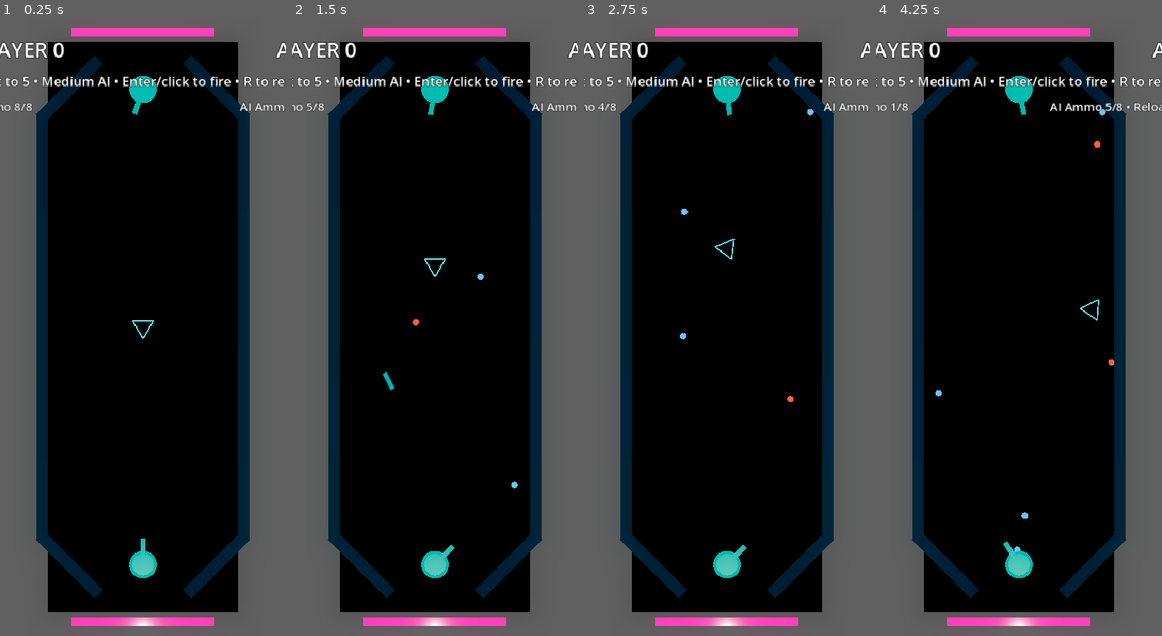
Above: before the commit, frames 1-4 (left to right).
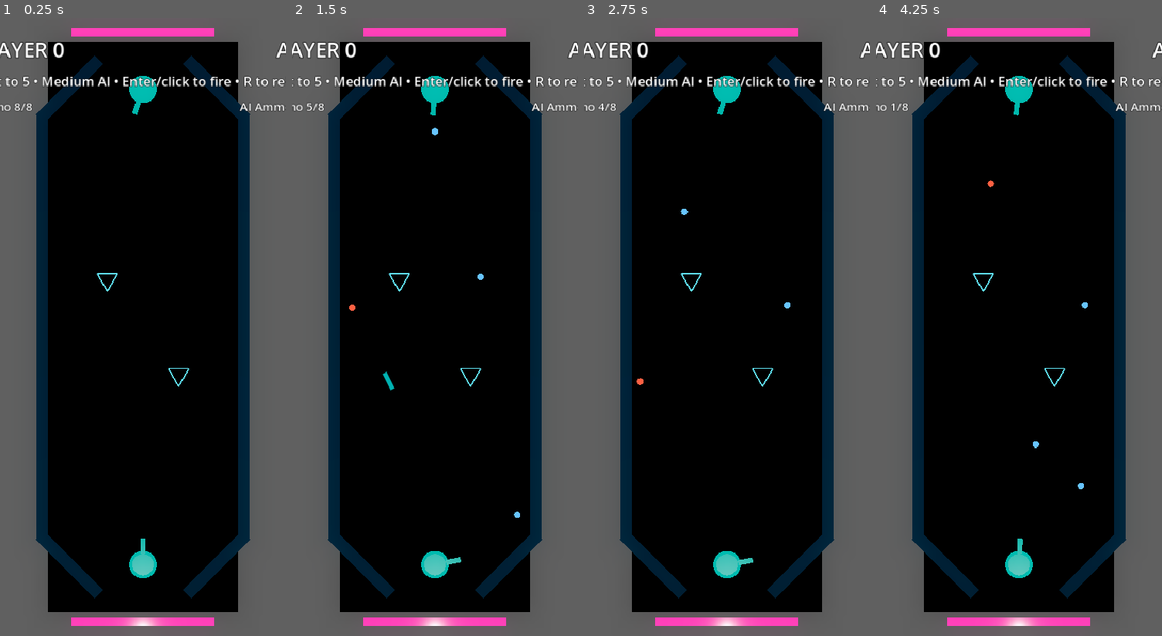
Above: after the commit, the same moments.

Repository: mchambers-mojang/sweet-vinegar-games
Game: Godot game, scene res://carom/scenes/carom_arena.tscn
Same seed, same stepped clock (60 frames per second), same inputs: the game is played once before the commit and once after it. This scene is started directly instead of the project's main scene.
Inputs (mouse positions are in pixels of both pictures, inside the frame that each line leads up to):
- Up to frame 1 (0.25 s): no input
- Up to frame 2 (1.5 s): tap Enter (ui_accept) at 0.5, 0.77, 1.25 s; move the mouse to (497, 296) at 0.52 s; hold Right (ui_right) 0.53-1.25 s; hold Shift 0.53-1.25 s; click (497, 296) at 0.67 s; drag from (377, 357) to (420, 450) at 1.27 s
- Up to frame 3 (2.75 s): tap Enter (ui_accept) at 2 s; move the mouse to (755, 191) at 2.02 s; hold Right (ui_right) from 2.03 s (still down); tap Ctrl at 2.1 s
- Up to frame 4 (4.25 s): release Right (ui_right) at 2.75 s; tap Enter (ui_accept) at 2.75, 3.5, 3.77 s; drag from (1004, 450) to (933, 234) at 2.77 s; move the mouse to (1104, 419) at 3.52 s; hold Left (ui_left) from 3.53 s (still down); tap C at 3.6 s

The runs differ from the first frame. In frame 1, 0.1% of the frame differs, in the area x 33-67%, y 41-60%; in frame 2, 0.3%; in frame 3, 0.4%; in frame 4, 0.7%, in the area x 20-100%, y 13-88%.

Commit message:
Fix gameplay: keep projectiles alive, fix goal detection, widen aim, two pucks
- Projectiles no longer destroy on puck contact — they bounce naturally
- Goal Area3Ds now monitor correct collision layers (puck + projectiles)
- Aim arc widened from 90° to 160° for better side coverage
- Puck mass increased from 1.4 to 3.0 for less twitchy momentum
- Two pucks spawn at off-center positions for more interesting starts
- Pucks collide with each other (layer 4 in own mask)
- Fixed flaky AI tests by setting decision_quality = 1.0

Co-authored-by: Copilot <223556219+Copilot@users.noreply.github.com>

Diff:
--- a/carom/scenes/carom_arena.tscn
+++ b/carom/scenes/carom_arena.tscn
@@ -177,6 +177,8 @@
 ; --- Goal zones (wide openings at each short end, behind the play area) ---
 [node name="SouthGoal" type="Area3D" parent="."]
 position = Vector3(0, 0.6, -0.4)
+collision_layer = 0
+collision_mask = 12
 monitoring = true
 
 [node name="CollisionShape3D" type="CollisionShape3D" parent="SouthGoal"]
@@ -188,6 +190,8 @@
 
 [node name="NorthGoal" type="Area3D" parent="."]
 position = Vector3(0, 0.6, 24.4)
+collision_layer = 0
+collision_mask = 12
 monitoring = true
 
 [node name="CollisionShape3D" type="CollisionShape3D" parent="NorthGoal"]
@@ -207,7 +211,10 @@
 position = Vector3(0, 0, 22)
 
 [node name="PuckSpawn" type="Marker3D" parent="SpawnMarkers"]
-position = Vector3(0, 0, 12)
+position = Vector3(-1.5, 0, 10)
+
+[node name="PuckSpawn2" type="Marker3D" parent="SpawnMarkers"]
+position = Vector3(1.5, 0, 14)
 
 ; --- Camera (top-down, centered on the long channel) ---
 [node name="Camera3D" type="Camera3D" parent="."]
--- a/carom/scenes/carom_puck.tscn
+++ b/carom/scenes/carom_puck.tscn
@@ -28,8 +28,8 @@
 [node name="CaromPuck" type="RigidBody3D"]
 script = ExtResource("1")
 collision_layer = 4
-collision_mask = 11
-mass = 1.4
+collision_mask = 15
+mass = 3.0
 physics_material_override = SubResource("5")
 linear_damp = 0.35
 angular_damp = 0.4
--- a/carom/scripts/carom_arena.gd
+++ b/carom/scripts/carom_arena.gd
@@ -15,6 +15,7 @@
 @onready var south_turret_spawn: Marker3D = $SpawnMarkers/SouthTurretSpawn
 @onready var north_turret_spawn: Marker3D = $SpawnMarkers/NorthTurretSpawn
 @onready var puck_spawn: Marker3D = $SpawnMarkers/PuckSpawn
+@onready var puck_spawn_2: Marker3D = $SpawnMarkers/PuckSpawn2
 
 
 func _ready() -> void:
@@ -26,8 +27,13 @@
 	_goal_locked = false
 
 
+func get_puck_spawn_positions() -> Array[Vector3]:
+	return [puck_spawn.global_position, puck_spawn_2.global_position]
+
+
 func get_puck_spawn_position() -> Vector3:
-	return puck_spawn.global_position
+	# Legacy — returns midpoint for AI reference
+	return (puck_spawn.global_position + puck_spawn_2.global_position) * 0.5
 
 
 func get_turret_spawn_position(side: StringName) -> Vector3:
--- a/carom/scripts/carom_game.gd
+++ b/carom/scripts/carom_game.gd
@@ -30,7 +30,7 @@
 var ai_score: int = 0
 var player_turret: CaromTurret = null
 var ai_turret: CaromTurret = null
-var puck: CaromPuck = null
+var pucks: Array[CaromPuck] = []
 
 @onready var arena: CaromArena = get_parent() as CaromArena
 @onready var actors: Node3D = arena.get_node("Actors") as Node3D
@@ -65,34 +65,41 @@
 		player_turret.queue_free()
 	if ai_turret:
 		ai_turret.queue_free()
-	if puck:
-		puck.queue_free()
+	for p in pucks:
+		if is_instance_valid(p):
+			p.queue_free()
+	pucks.clear()
 
 	player_turret = player_turret_scene.instantiate() as CaromTurret
 	ai_turret = ai_turret_scene.instantiate() as CaromTurret
-	puck = puck_scene.instantiate() as CaromPuck
 
 	actors.add_child(player_turret)
 	actors.add_child(ai_turret)
-	actors.add_child(puck)
+
+	# Spawn pucks at off-center positions
+	var spawn_positions := arena.get_puck_spawn_positions()
+	for i in spawn_positions.size():
+		var p := puck_scene.instantiate() as CaromPuck
+		actors.add_child(p)
+		p.name = "Puck%d" % (i + 1)
+		p.global_position = spawn_positions[i]
+		p.configure(arena.get_goal_targets(), spawn_positions[i])
+		pucks.append(p)
 
 	player_turret.name = "PlayerTurret"
 	ai_turret.name = "AITurret"
-	puck.name = "Puck"
 
 	player_turret.global_position = arena.get_turret_spawn_position(&"north")
 	ai_turret.global_position = arena.get_turret_spawn_position(&"south")
-	puck.global_position = arena.get_puck_spawn_position()
 
 	player_turret.configure(&"north", CaromTurret.ControlMode.HUMAN, 0.0, Color(0.2, 0.6, 1.0))
 	ai_turret.configure(&"south", CaromTurret.ControlMode.AI, 180.0, Color(1.0, 0.25, 0.2))
-	puck.configure(arena.get_goal_targets(), arena.get_puck_spawn_position())
-
-	# Set up AI controller with difficulty, puck awareness, and arena geometry
+
+	# Set up AI controller — track the first puck (AI will naturally react to nearest threat)
 	var midfield_z := arena.get_puck_spawn_position().z
 	var ai_goal_z := arena.get_turret_spawn_position(&"south").z
 	var ai_difficulty := CaromAIDifficulty.get_preset(ai_difficulty_level)
-	ai_turret.setup_ai(ai_difficulty, puck, player_turret, midfield_z, ai_goal_z)
+	ai_turret.setup_ai(ai_difficulty, pucks[0], player_turret, midfield_z, ai_goal_z)
 
 	player_turret.ammo_changed.connect(_on_player_ammo_changed)
 	player_turret.reload_state_changed.connect(_on_player_reload_state_changed)
@@ -110,7 +117,11 @@
 func _begin_round() -> void:
 	match_state = MatchState.PLAYING
 	arena.reset_goal_lock()
-	puck.reset_to_center(arena.get_puck_spawn_position())
+	var spawn_positions := arena.get_puck_spawn_positions()
+	for i in pucks.size():
+		if is_instance_valid(pucks[i]):
+			var reset_pos := spawn_positions[i] if i < spawn_positions.size() else arena.get_puck_spawn_position()
+			pucks[i].reset_to_center(reset_pos)
 	player_turret.reset_for_round()
 	ai_turret.reset_for_round()
 	player_turret.set_active(true)
@@ -127,7 +138,13 @@
 	match_state = MatchState.GOAL_SCORED
 	player_turret.set_active(false)
 	ai_turret.set_active(false)
-	goal_puck.reset_to_center(arena.get_puck_spawn_position())
+
+	# Reset all pucks for the next round, not just the one that scored
+	var spawn_positions := arena.get_puck_spawn_positions()
+	for i in pucks.size():
+		if is_instance_valid(pucks[i]):
+			var reset_pos := spawn_positions[i] if i < spawn_positions.size() else arena.get_puck_spawn_position()
+			pucks[i].reset_to_center(reset_pos)
 
 	if scoring_side == &"north":
 		player_score += 1
--- a/carom/scripts/carom_projectile.gd
+++ b/carom/scripts/carom_projectile.gd
@@ -15,9 +15,6 @@
 	axis_lock_linear_y = true
 	axis_lock_angular_x = true
 	axis_lock_angular_z = true
-	contact_monitor = true
-	max_contacts_reported = 4
-	body_entered.connect(_on_body_entered)
 
 
 func setup(new_direction: Vector3, new_speed: float, new_owner_side: StringName, color: Color = Color(0.16, 0.95, 1.0)) -> void:
@@ -49,12 +46,6 @@
 	linear_velocity.y = 0.0
 
 
-func _on_body_entered(body: Node) -> void:
-	if body is CaromPuck:
-		# Destroy projectile after hitting the puck — physics impulse already transferred
-		queue_free()
-
-
 ## Called by goal Area3D when this projectile enters — removes from play.
 func enter_goal() -> void:
 	queue_free()
--- a/carom/scripts/carom_turret.gd
+++ b/carom/scripts/carom_turret.gd
@@ -18,7 +18,7 @@
 @export var projectile_speed: float = 18.0
 @export var fire_cooldown: float = 0.18
 @export var aim_speed_degrees: float = 110.0
-@export var aim_arc_degrees: float = 90.0
+@export var aim_arc_degrees: float = 160.0
 @export var base_yaw_degrees: float = 180.0
 @export var control_mode: ControlMode = ControlMode.HUMAN
 @export var touch_drag_sensitivity: float = 0.12
--- a/project.godot
+++ b/project.godot
@@ -50,8 +50,12 @@
 window/stretch/mode="canvas_items"
 window/stretch/aspect="expand"
 window/handheld/orientation=1
+window/ios/hide_home_indicator=false
 window/ios/hide_status_bar=false
-window/ios/hide_home_indicator=false
+
+[editor_plugins]
+
+enabled=PackedStringArray("res://addons/gut/plugin.cfg")
 
 [input]
 
@@ -64,7 +68,3 @@
 
 renderer/rendering_method="mobile"
 textures/vram_compression/import_etc2_astc=true
-
-[editor_plugins]
-
-enabled=PackedStringArray("res://addons/gut/plugin.cfg")
--- a/test/test_carom_ai.gd
+++ b/test/test_carom_ai.gd
@@ -122,6 +122,7 @@
 	var turret = _create_turret()
 	add_child_autofree(turret)
 	var difficulty = AIDifficultyScript.brutal()
+	difficulty.decision_quality = 1.0  # Deterministic for testing
 	var ai = _create_ai(turret, difficulty)
 
 	var puck = RigidBody3D.new()
@@ -142,6 +143,7 @@
 	var turret = _create_turret()
 	add_child_autofree(turret)
 	var difficulty = AIDifficultyScript.brutal()
+	difficulty.decision_quality = 1.0
 	difficulty.reload_threshold = 3
 	var ai = _create_ai(turret, difficulty)
 
@@ -164,6 +166,7 @@
 	var turret = _create_turret()
 	add_child_autofree(turret)
 	var difficulty = AIDifficultyScript.brutal()
+	difficulty.decision_quality = 1.0
 	var ai = _create_ai(turret, difficulty)
 
 	turret.current_ammo = 6
